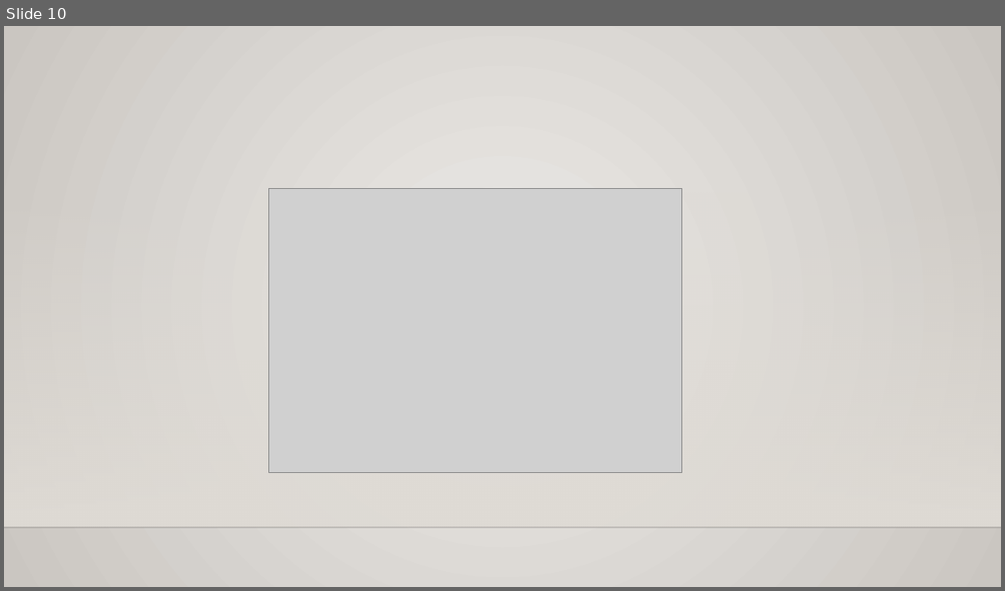
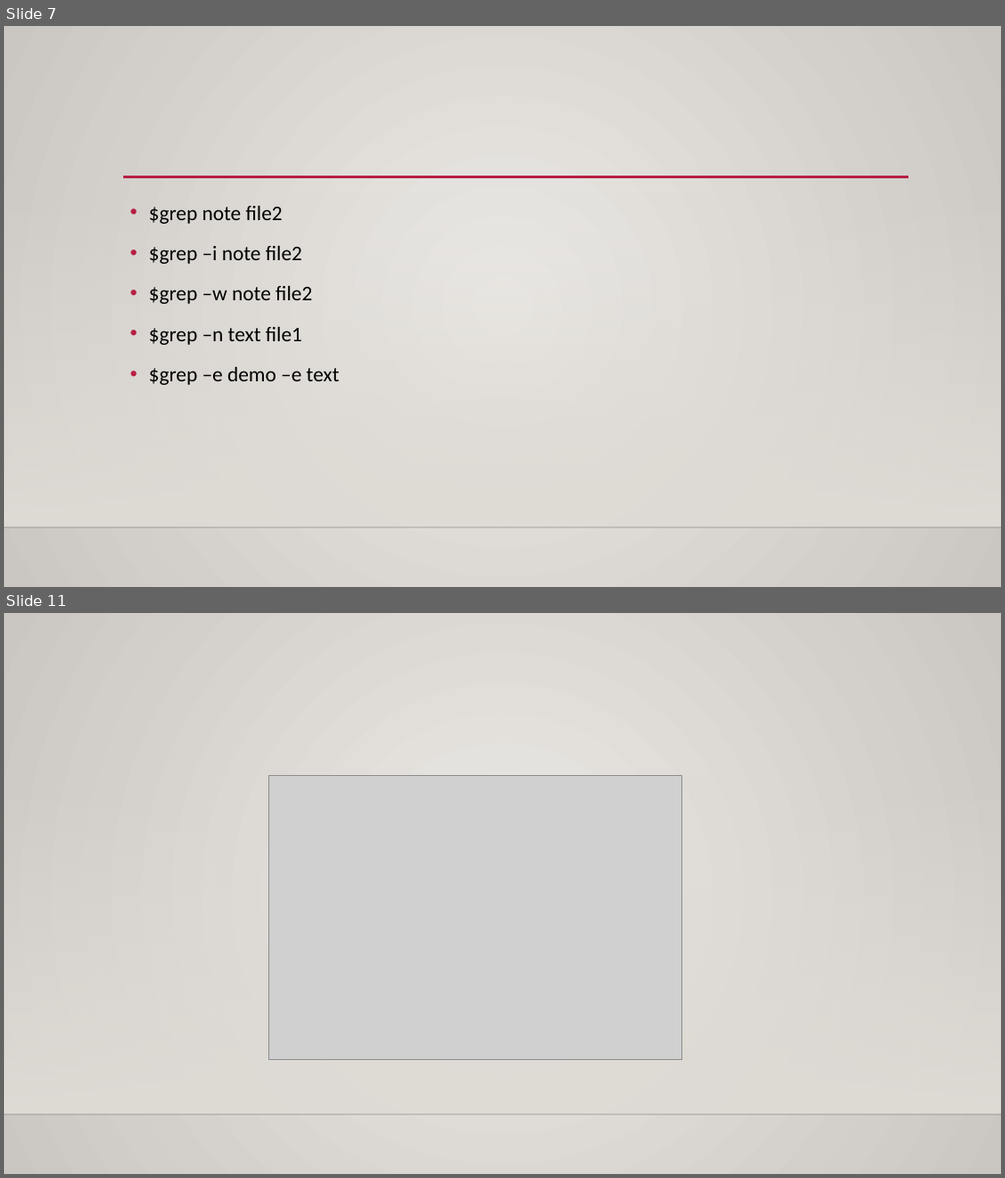
Before and after one commit to sushmithakongi/Infobell-Openshift-Daily-Work, a slide deck: Git And GitHub.pptx. Shown one above the other, each under a label of ours: slide 10 before the commit, slides 7 and 11 after it; the slides between them are not shown. The pictures are 1005x591 and 1005x1178 pixels, drawn with LibreOffice and Linux fonts; fonts in the diff are those of the drawing; grey boxes stand for pictures; background and template pictures are left out. Boxes give left, top, right and bottom in pixels: in the first picture for what was removed or moved away, otherwise in the second. Text is boxed around its words. In the diff, an @@ line names an element or a change of style, - is before the commit and + after.

```diff
--- a/Git And GitHub.pptx
+++ b/Git And GitHub.pptx
@@ slide 7 added at [4,26,1001,587], background gradient #ECEAE7 to #CAC7C1; not listed: 2 template elements that a slide beside it also shows @@
@@ line added from (123, 177) to (909, 177), #B71E42 2.5 pt @@
@@ text added at [149,205,340,385], 20 pt, text #000000 @@
+• $grep note file2
+• $grep –i note file2
+• $grep –w note file2
+• $grep –n text file1
+• $grep –e demo –e text
@@ what was slide 10 is now slide 11 @@
```
Also in this commit, not shown: 2 slides changed, 7 other slides added, 7 slides removed, 1 other file.
